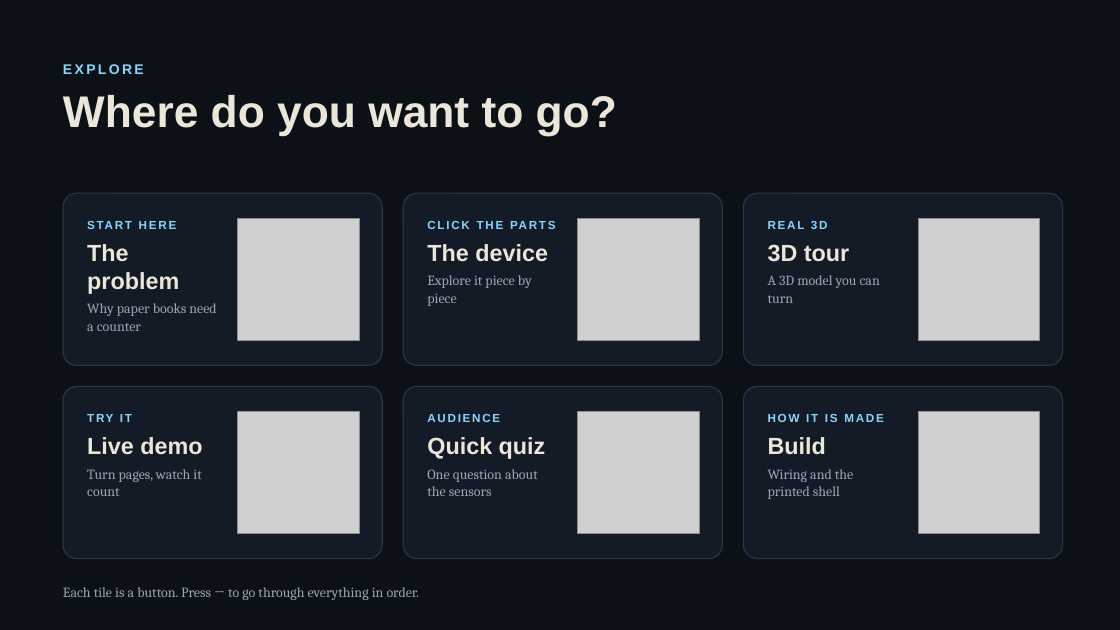
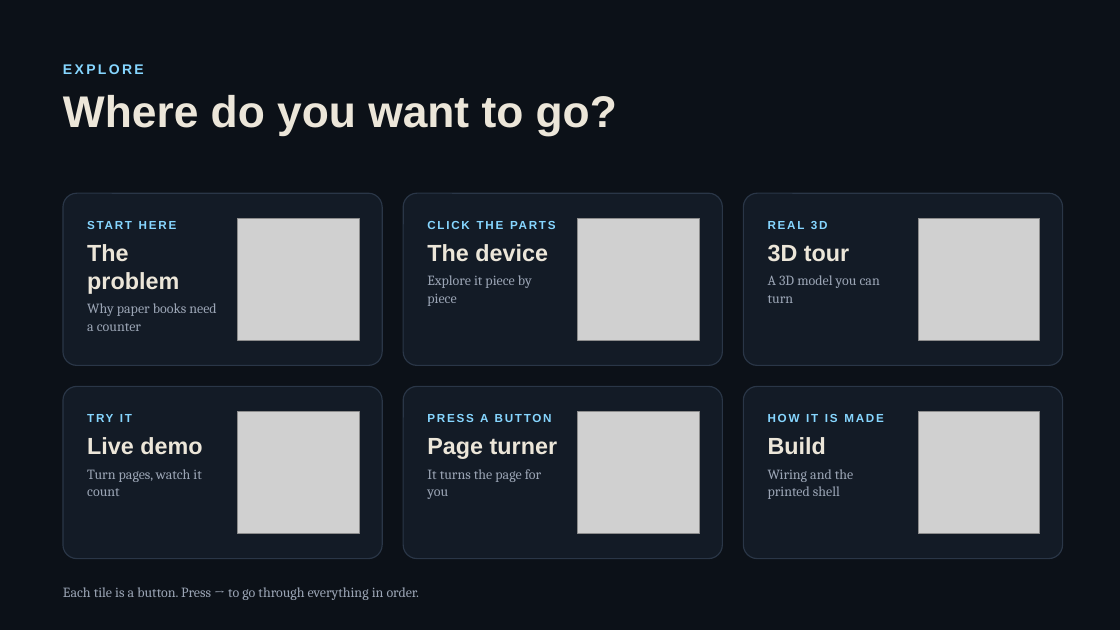
Before and after one commit to sharmaricha676-rgb/bookcounterppt, a slide deck: slide 2 of BookCounter-interactive.pptx. Drawn at 1120x630 pixels with LibreOffice and Linux fonts; fonts in the diff are those of the drawing; grey boxes stand for pictures. Boxes give left, top, right and bottom in pixels: in the first picture for what was removed or moved away, otherwise in the second. Text is boxed around its words. In the diff, an @@ line names an element or a change of style, - is before the commit and + after.

```diff
--- a/BookCounter-interactive.pptx
+++ b/BookCounter-interactive.pptx
@@ text in rounded rectangle at (427,414,557,499): text changed; font Cambria to Arial; bold on @@
-AUDIENCE
-Quick quiz
-One question about the sensors
+PRESS A BUTTON
+Page turner
+It turns the page for you
```
Also in this commit, not shown: 29 other slides changed, 3 slides added.
